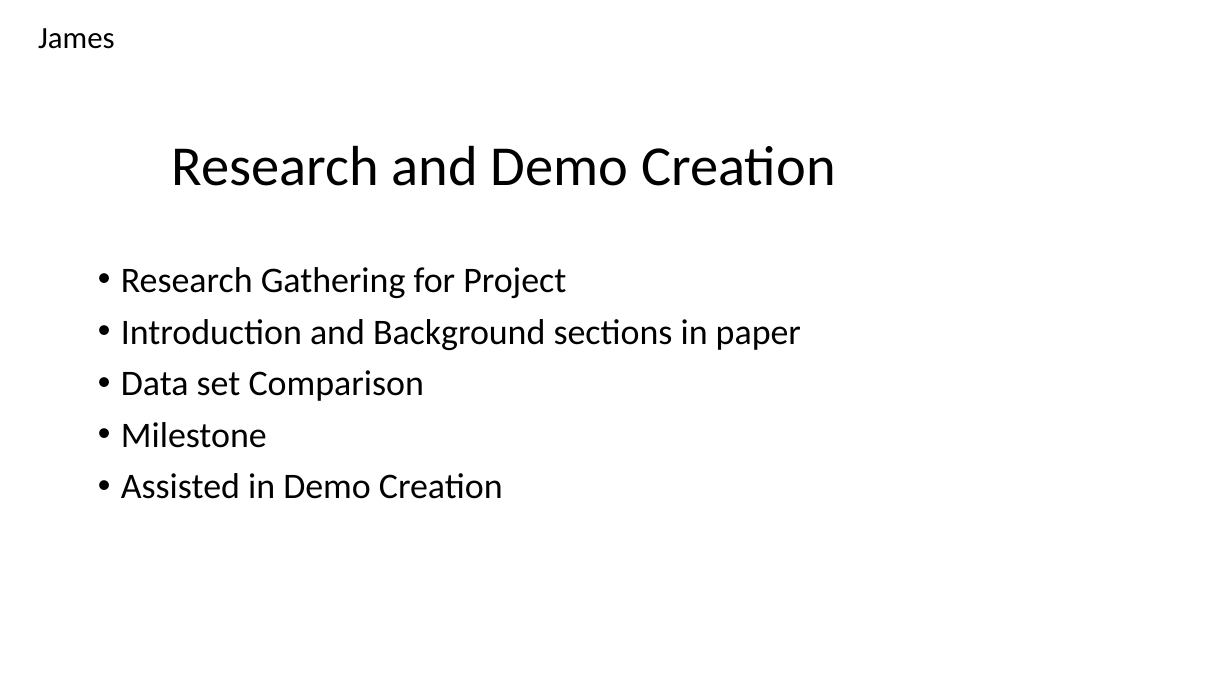
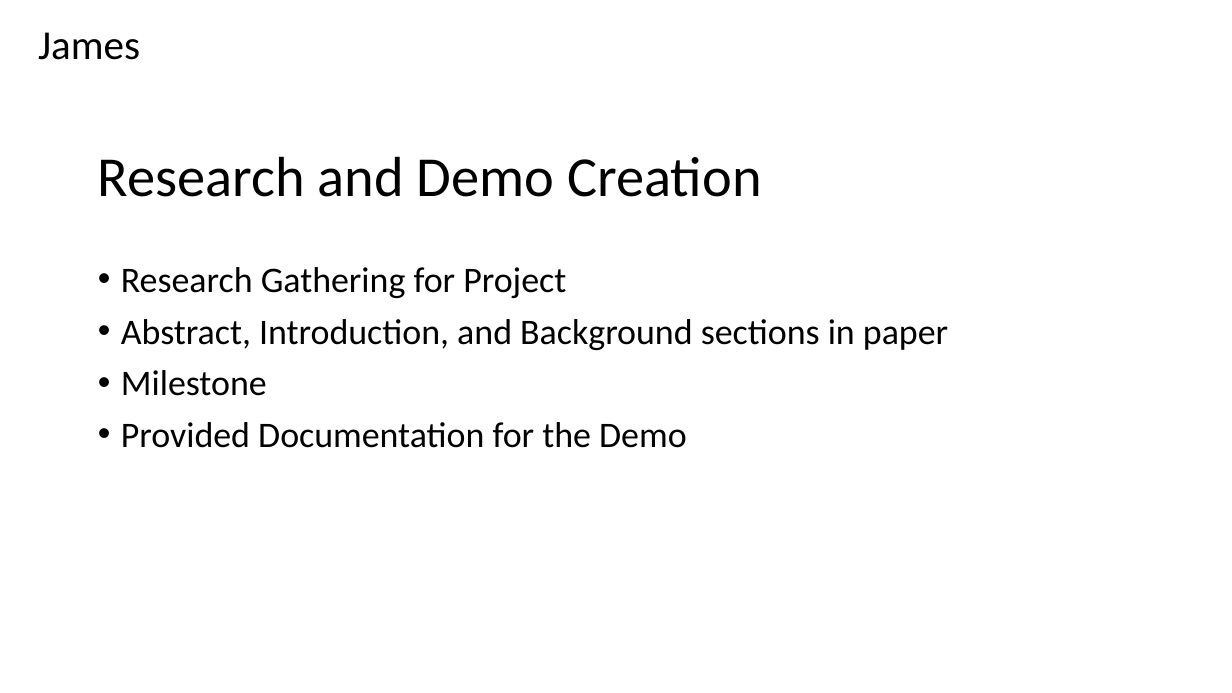
Before and after one commit to Hennakhan/S20-team8-project, a slide deck: slide 8 of Project_Presentation.pptx (slide 6 before the commit). Drawn at 1232x693 pixels with LibreOffice and Linux fonts; fonts in the diff are those of the drawing; background and template pictures are left out. Boxes give left, top, right and bottom in pixels: in the first picture for what was removed or moved away, otherwise in the second. Text is boxed around its words. In the diff, an @@ line names an element or a change of style, - is before the commit and + after.

```diff
--- a/Project_Presentation.pptx
+++ b/Project_Presentation.pptx
@@ text "James" at (38, 32, 140, 60): size 24 to 32 pt @@
@@ title "Research and Demo Creation": place and size @@
-title "Research and Demo Creation" at (172, 145, 835, 186)
+title "Research and Demo Creation" at (98, 156, 761, 197)
@@ text at (121, 319, 948, 350): text changed @@
-• Introduction and Background sections in paper
-• Data set Comparison
+• Abstract, Introduction, and Background sections in paper
@@ text at (121, 422, 687, 448): text changed @@
-• Assisted in Demo Creation
+• Provided Documentation for the Demo
```
Also in this commit, not shown: 9 other slides changed, 5 slides added, 3 slides removed, 1 other file.
